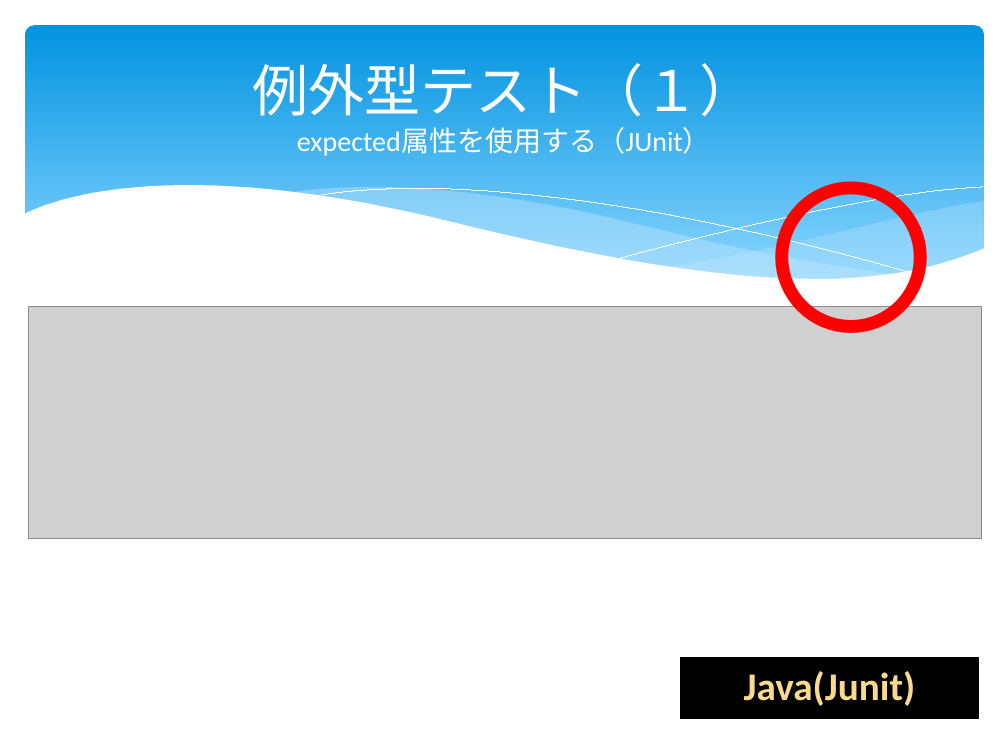
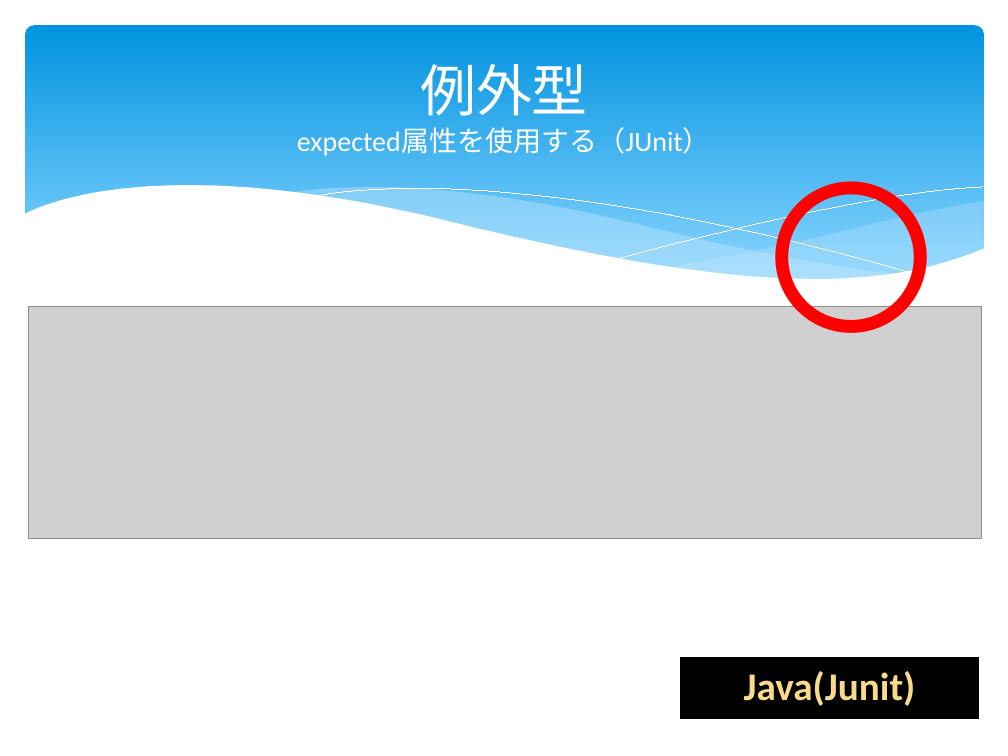
Before and after one commit to furuya02/clrh78, a slide deck: slide 56 of C# から Java へのプログラム移植で体験したTDDの効果は？.pptx (slide 64 before the commit). Drawn at 1008x756 pixels with LibreOffice and Linux fonts; fonts in the diff are those of the drawing; grey boxes stand for pictures. Boxes give left, top, right and bottom in pixels: in the first picture for what was removed or moved away, otherwise in the second. Text is boxed around its words. In the diff, an @@ line names an element or a change of style, - is before the commit and + after.

```diff
--- a/C# から Java へのプログラム移植で体験したTDDの効果は？.pptx
+++ b/C# から Java へのプログラム移植で体験したTDDの効果は？.pptx
@@ title at [297, 64, 711, 156]: text changed @@
-例外型テスト（１）
-expected属性を使用する（JUnit）
+例外型
+expected属性を使用する（JUnit）
```
Also in this commit, not shown: 12 other slides changed, 6 slides added, 1 slide removed.
